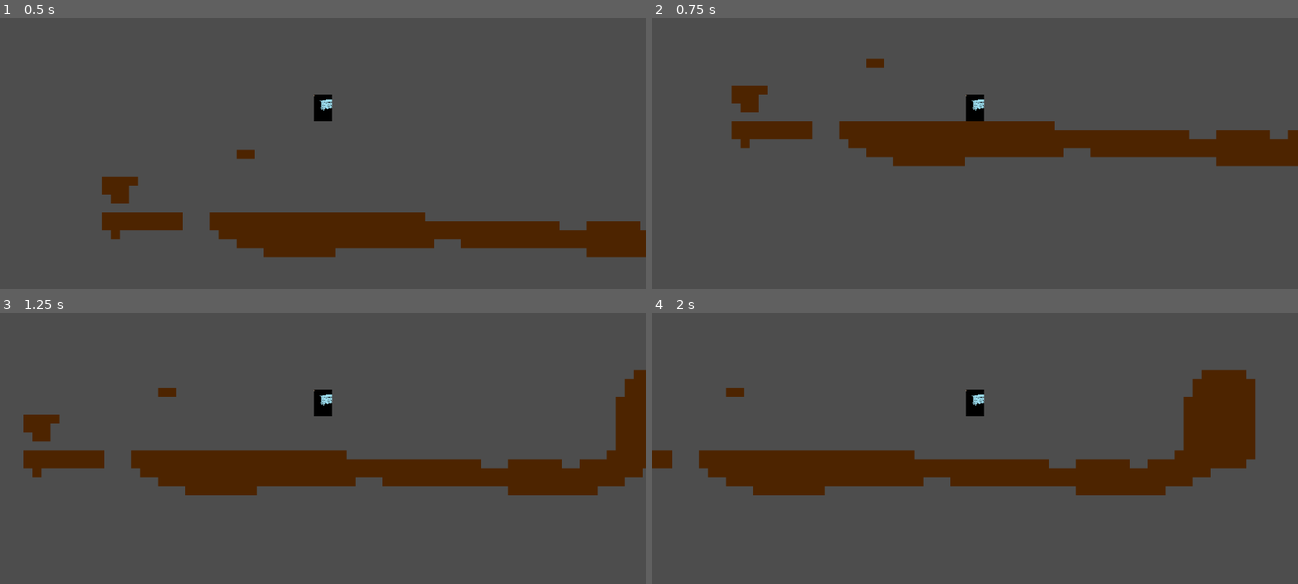
Above: before the commit, frames 1-4 (two rows, left to right).
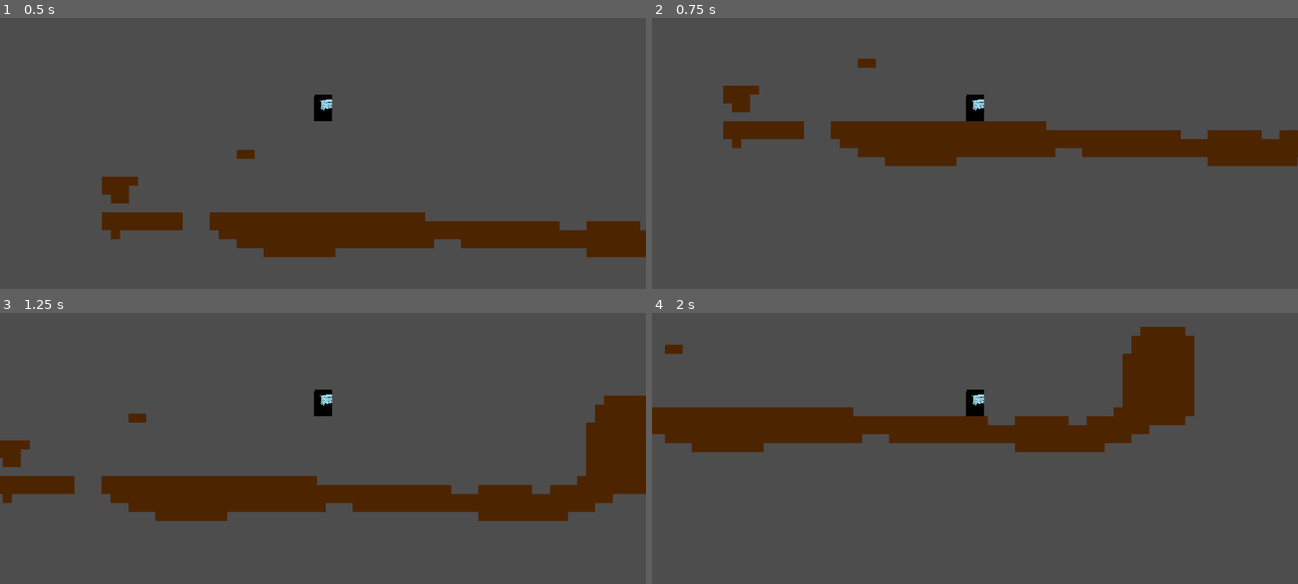
Above: after the commit, the same moments.

Repository: Shoopyman/MagePlatformer
Game: Godot game, scene res://Level.tscn
Two runs of this game, one before a commit and one after it. Both use one fixed random seed, a clock stepped at 60 frames per second and the inputs below.
Inputs:
- Up to frame 1 (0.5 s): no input
- Up to frame 2 (0.75 s): tap Enter (ui_accept) at 0.5 s; hold Right (ui_right) from 0.53 s (still down)
- Up to frame 3 (1.25 s): keep holding Right (ui_right); tap Enter (ui_accept) at 0.77 s
- Up to frame 4 (2 s): keep holding Right (ui_right); tap Enter (ui_accept) at 1.52 s

Frame 1 is identical in both runs. In frame 2, 1.3% of the frame differs, in the area x 11-100%, y 14-55%; in frame 3, 18%; in frame 4, 26%, in the area x 0-94%, y 5-68%.

Commit message:
adjusted movement speed

Diff:
--- a/Player.tscn
+++ b/Player.tscn
@@ -8,6 +8,8 @@
 
 [node name="CharacterBody2D" type="CharacterBody2D"]
 script = ExtResource("1_kpjcp")
+speed = 275
+jump_velocity = -500
 
 [node name="Sprite2D" type="Sprite2D" parent="."]
 texture = ExtResource("2_kne1u")
